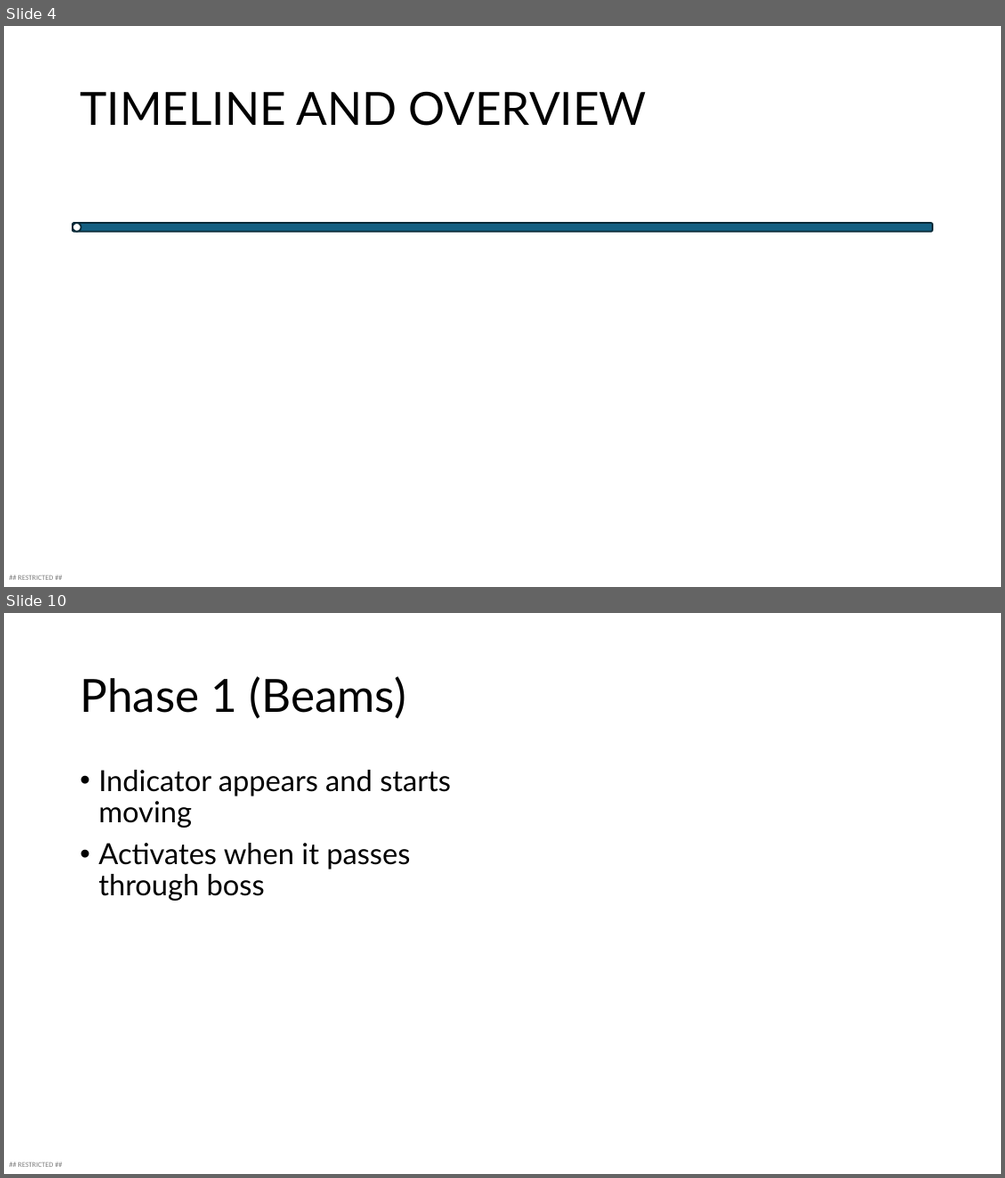
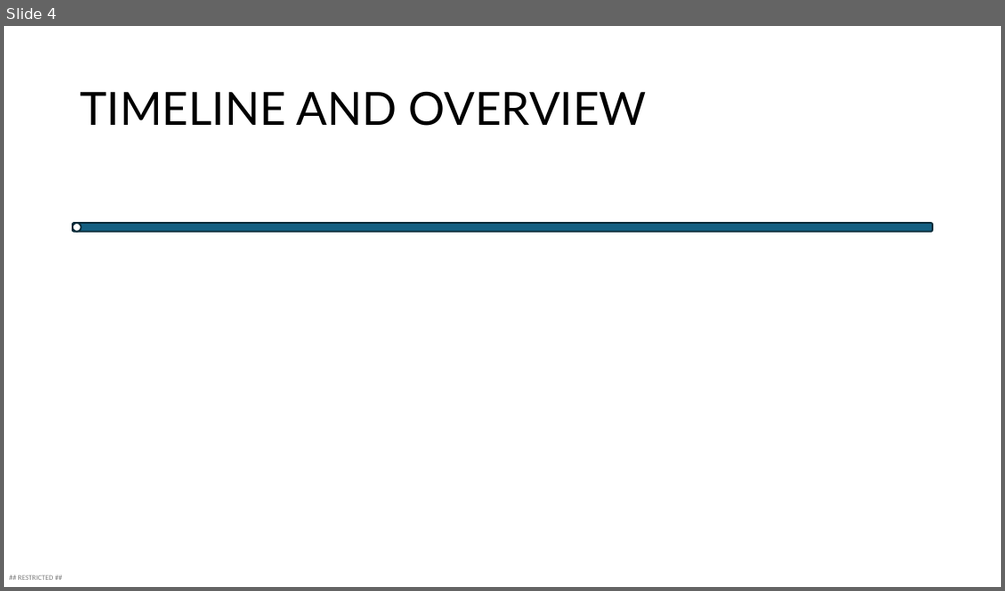
Before and after one commit to kuehbiko/test1, a slide deck: loora.pptx. Shown one above the other, each under a label of ours: slides 4 and 10 before the commit, slide 4 after it; the slides between them are not shown. The pictures are 1005x1178 and 1005x591 pixels, drawn with LibreOffice and Linux fonts; fonts in the diff are those of the drawing. Boxes give left, top, right and bottom in pixels: in the first picture for what was removed or moved away, otherwise in the second. Text is boxed around its words. In the diff, an @@ line names an element or a change of style, - is before the commit and + after.

```diff
--- a/loora.pptx
+++ b/loora.pptx
@@ slide 10 removed at box(4, 613, 1001, 1174), background #FFFFFF; not listed: 1 template element that a slide beside it also shows @@
@@ title removed at box(80, 676, 406, 719) @@
-Phase 1 (Beams)
@@ text removed at box(98, 770, 451, 900) @@
-• Indicator appears and starts moving
-• Activates when it passes through boss
```
Also in this commit, not shown: 14 slides changed, 4 slides added, 4 other slides removed.
